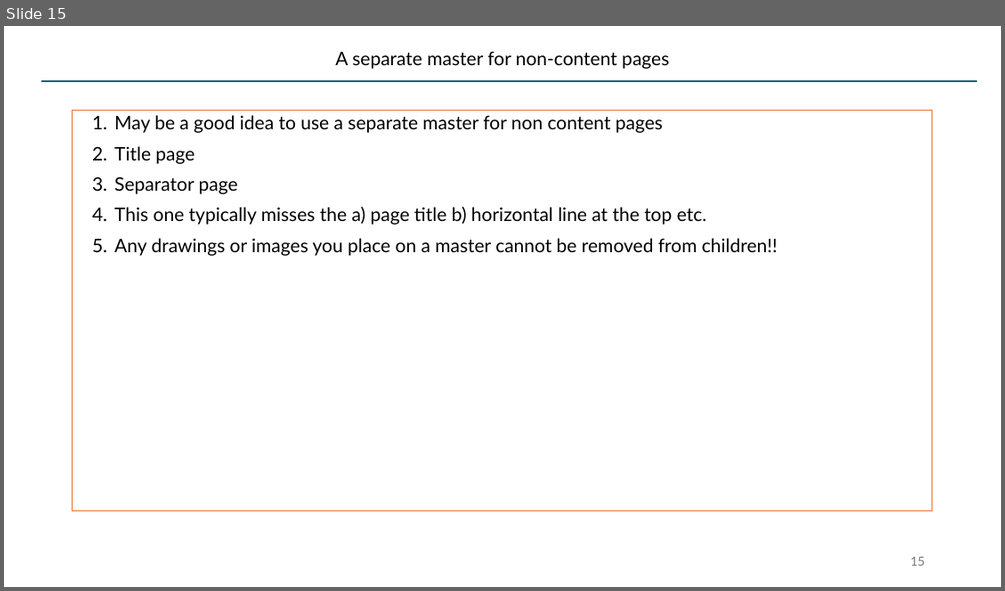
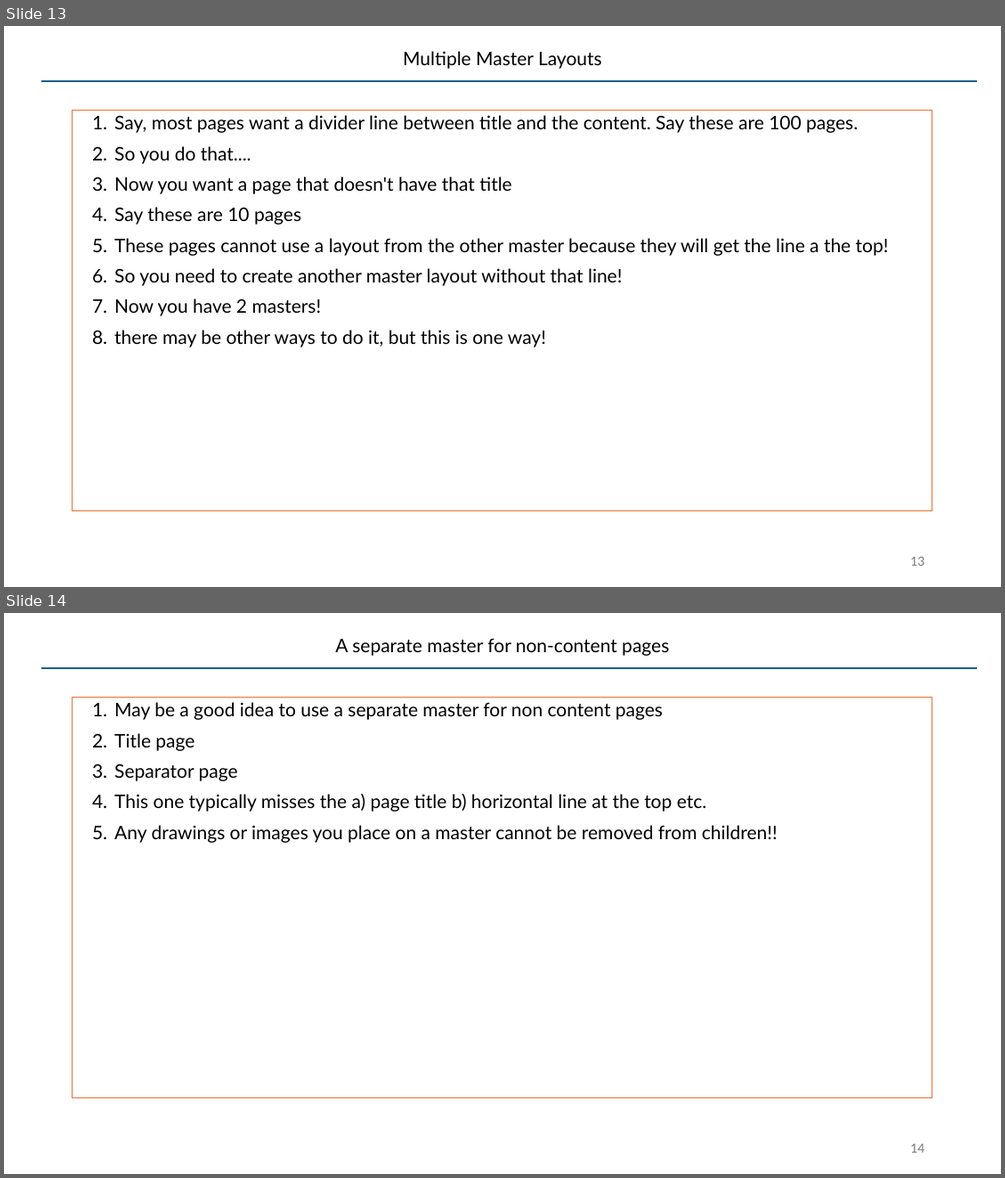
Before and after one commit to SatyaKomatineni/articles-repo, a slide deck: architecture/styling-lists-in-powerpoint.pptx. Shown one above the other, each under a label of ours: slide 15 before the commit, slides 13 and 14 after it. The pictures are 1005x591 and 1005x1178 pixels, drawn with LibreOffice and Linux fonts; fonts in the diff are those of the drawing. Boxes give left, top, right and bottom in pixels: in the first picture for what was removed or moved away, otherwise in the second. Text is boxed around its words. In the diff, an @@ line names an element or a change of style, - is before the commit and + after.

Commit message:
clarity to ppt master layouts

```diff
--- a/architecture/styling-lists-in-powerpoint.pptx
+++ b/architecture/styling-lists-in-powerpoint.pptx
@@ slide 13 added at (4,26,1001,587), background #FFFFFF; not listed: 1 template element that a slide beside it also shows @@
@@ title added at (403,51,602,69), 18 pt, text #000000 @@
+Multiple Master Layouts
@@ text added at (73,110,933,510), outline #E97132 0.75 pt, 18 pt, text #000000 @@
+1. Say, most pages want a divider line between title and the content. Say these are 100 pages.
+2. So you do that....
+3. Now you want a page that doesn't have that title
+4. Say these are 10 pages
+5. These pages cannot use a layout from the other master because they will get the line a the top!
+6. So you need to create another master layout without that line!
+7. Now you have 2 masters!
+8. there may be other ways to do it, but this is one way!
@@ page number added at (910,556,924,565), 12 pt, text #797979 @@
+13
@@ what was slide 15 is now slide 14 @@
@@ page number at (910,1143,924,1152): text changed @@
-15
+14
```
Also in this commit, not shown: 8 slides changed, 6 other slides added.
